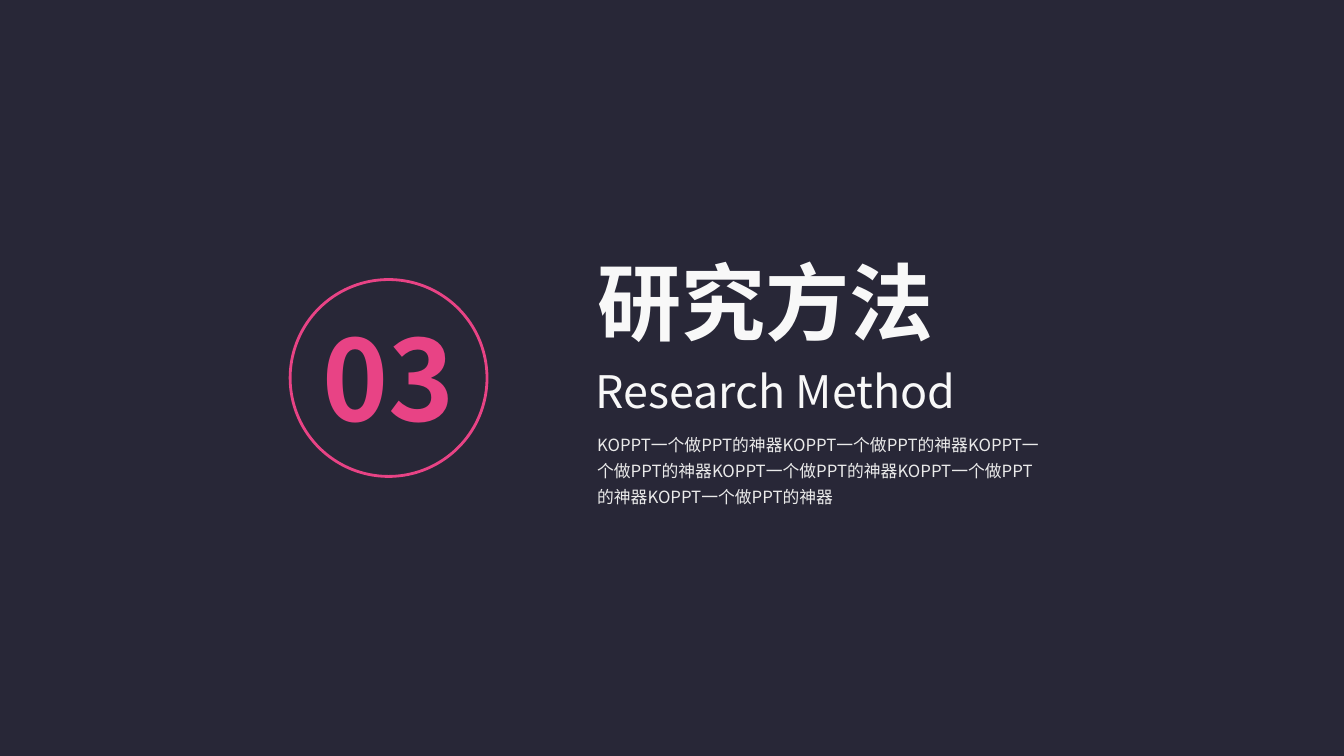
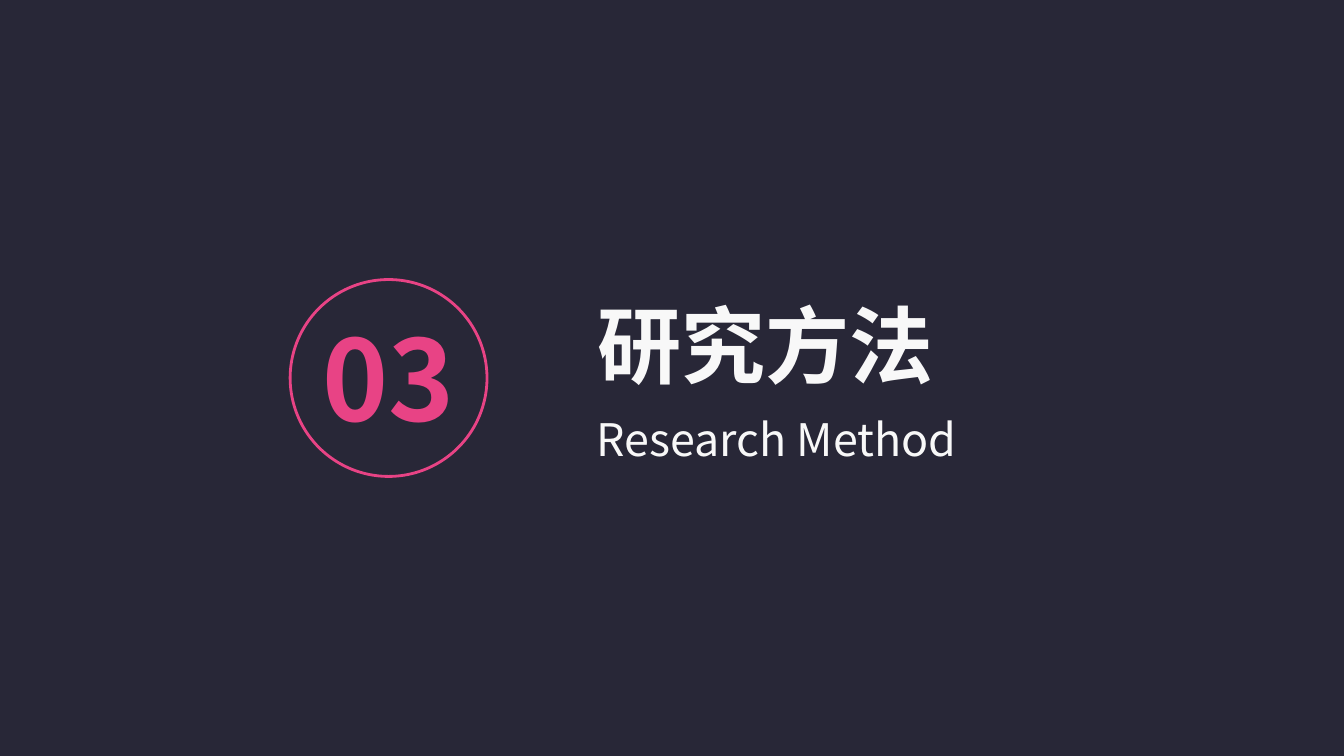
Before and after one commit to logic-basic/Graduation_Project, a slide deck: slide 12 of 答辩演示-党家翮.pptx. Drawn at 1344x756 pixels with LibreOffice and Linux fonts; fonts in the diff are those of the drawing. Boxes give left, top, right and bottom in pixels: in the first picture for what was removed or moved away, otherwise in the second. Text is boxed around its words. In the diff, an @@ line names an element or a change of style, - is before the commit and + after.

```diff
--- a/答辩演示-党家翮.pptx
+++ b/答辩演示-党家翮.pptx
@@ text "研究方法": place and size @@
-text "研究方法" at [597,261,933,342]
+text "研究方法" at [597,304,933,385]
@@ text "Research Method": place and size @@
-text "Research Method" at [595,372,956,409]
+text "Research Method" at [597,420,957,457]
@@ text removed at [588,423,1056,510] @@
-KOPPT一个做PPT的神器KOPPT一个做PPT的神器KOPPT一个做PPT的神器KOPPT一个做PPT的神器KOPPT一个做PPT的神器KOPPT一个做PPT的神器
```
Also in this commit, not shown: 3 other slides changed, 14 slides added, 11 slides removed.
